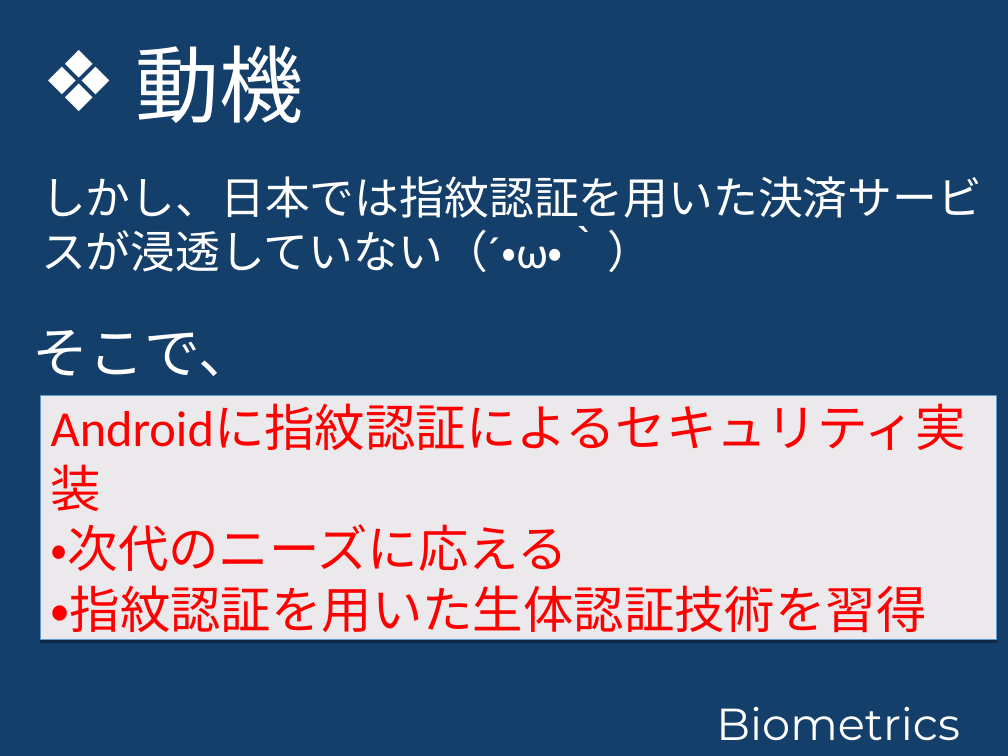
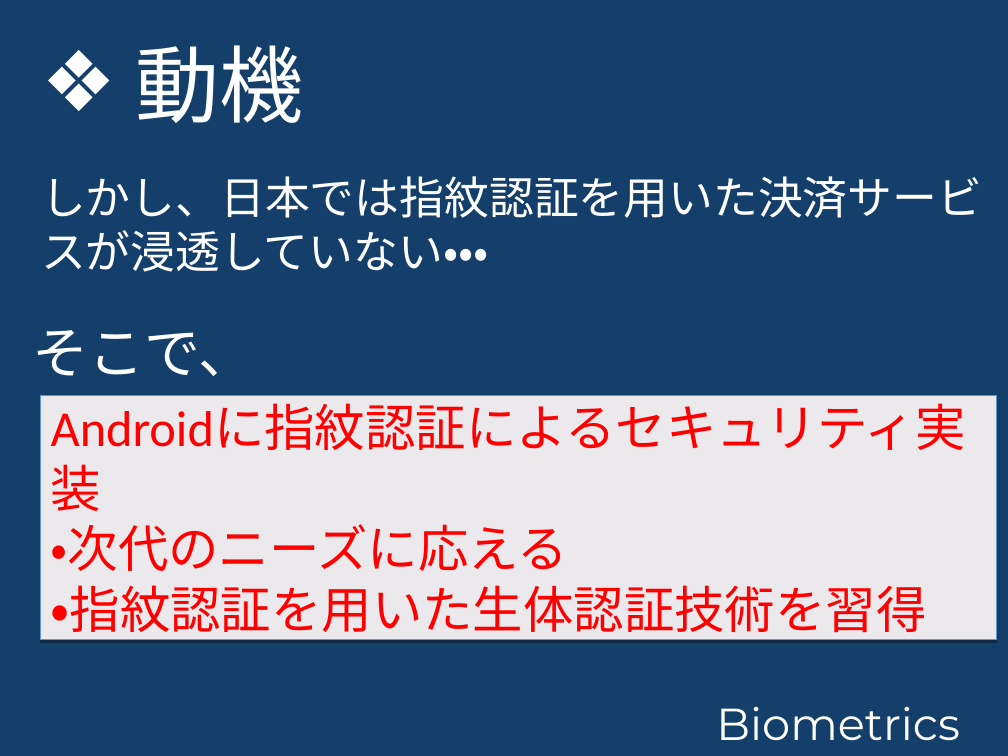
Before and after one commit to takuito/Documents, a slide deck: slide 5 of N1グランプリ_プレゼン資料_仮.ppt. Drawn at 1008x756 pixels with LibreOffice and Linux fonts; fonts in the diff are those of the drawing; background and template pictures are left out. Boxes give left, top, right and bottom in pixels: in the first picture for what was removed or moved away, otherwise in the second. Text is boxed around its words. In the diff, an @@ line names an element or a change of style, - is before the commit and + after.

```diff
--- a/N1グランプリ_プレゼン資料_仮.ppt
+++ b/N1グランプリ_プレゼン資料_仮.ppt
@@ text at [41, 176, 982, 272]: text changed @@
-しかし、日本では指紋認証を用いた決済サービスが浸透していない（´・ω・｀）
+しかし、日本では指紋認証を用いた決済サービスが浸透していない・・・
```
Also in this commit, not shown: 5 other slides changed, 12 slides removed.
